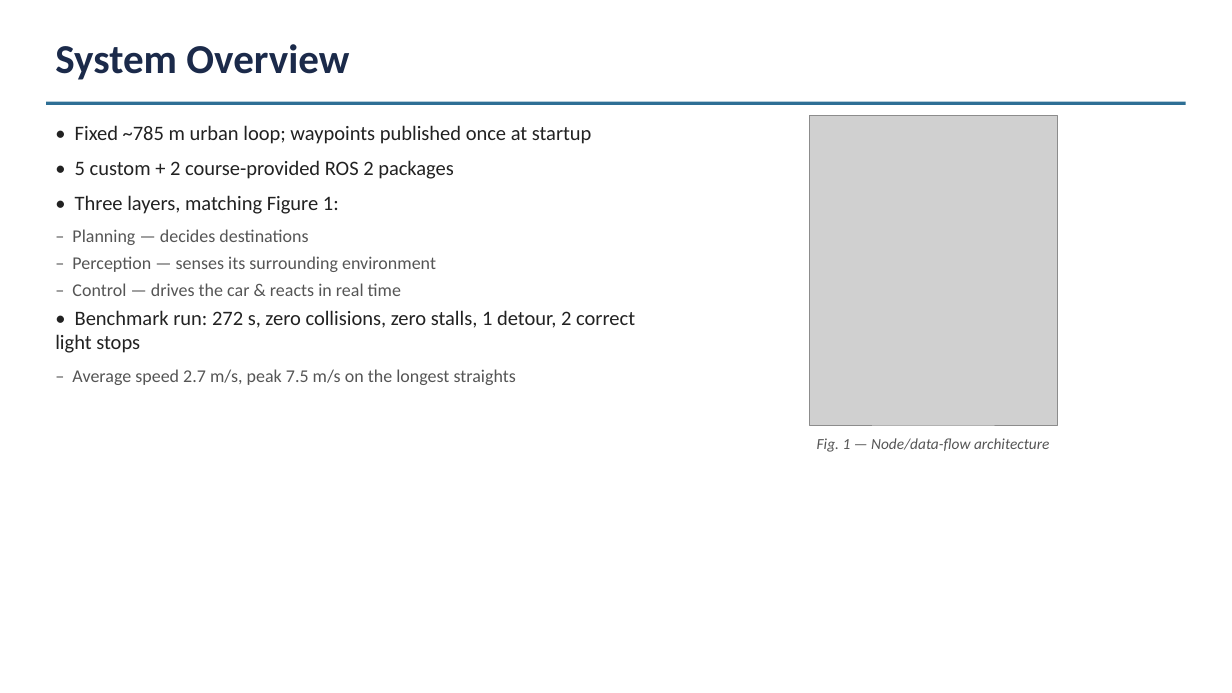
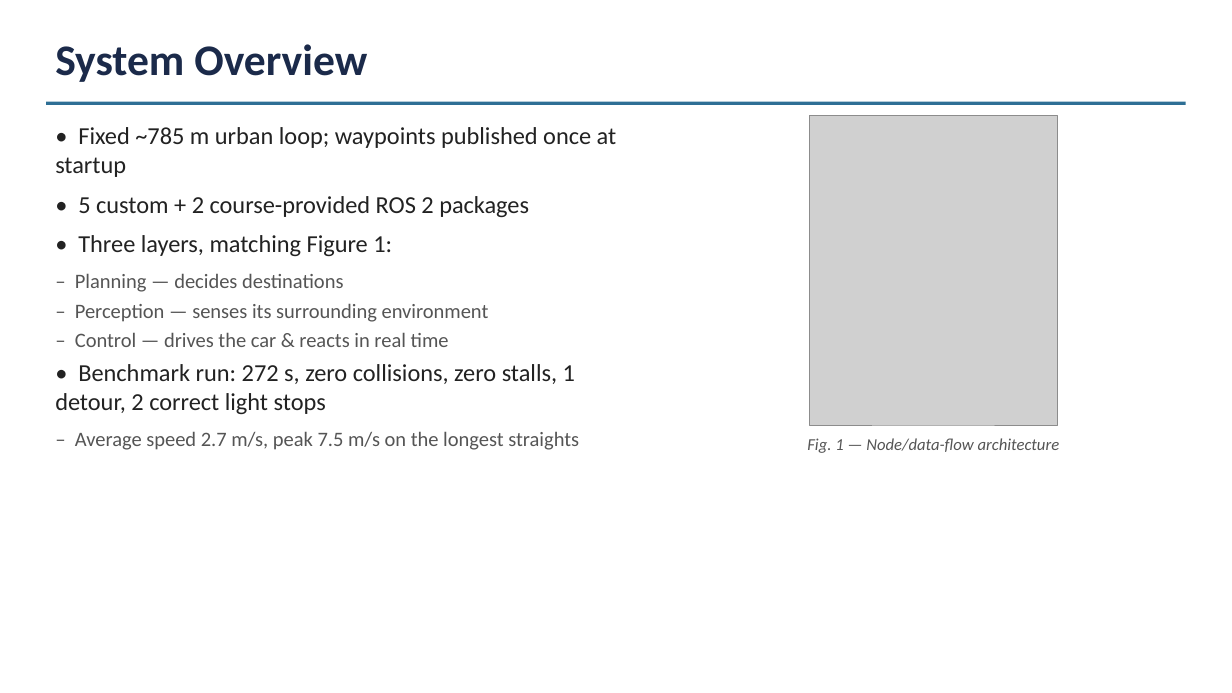
Before and after one commit to ly836669642-lgtm/project, a slide deck: slide 2 of docs/Report.pptx. Drawn at 1232x693 pixels with LibreOffice and Linux fonts; fonts in the diff are those of the drawing; grey boxes stand for pictures. Boxes give left, top, right and bottom in pixels: in the first picture for what was removed or moved away, otherwise in the second. Text is boxed around its words. In the diff, an @@ line names an element or a change of style, - is before the commit and + after.

```diff
--- a/docs/Report.pptx
+++ b/docs/Report.pptx
@@ text "System Overview" at (55, 44, 367, 82): size 32 to 34 pt @@
@@ text "• Fixed ~785 m urban ..." at (55, 127, 617, 450): size 16 to 19 pt in "• Fixed ~785 m urban loop; waypoints ...", "• 5 custom + 2 course-provided ROS ...", "• Three layers, matching Figure 1:", "• Benchmark run: 272 s, zero collisions, ..."; size 14 to 16 pt in "‒ Planning — decides destinations", "‒ Perception — senses its surrounding environment", "‒ Control — drives the car & ...", "‒ Average speed 2.7 m/s, peak 7.5 ..." @@
@@ text "Fig. 1 — Node/data-flow architecture" at (807, 438, 1060, 453): size 12 to 13 pt @@
```
Also in this commit, not shown: 5 other slides changed, 1 other file.
